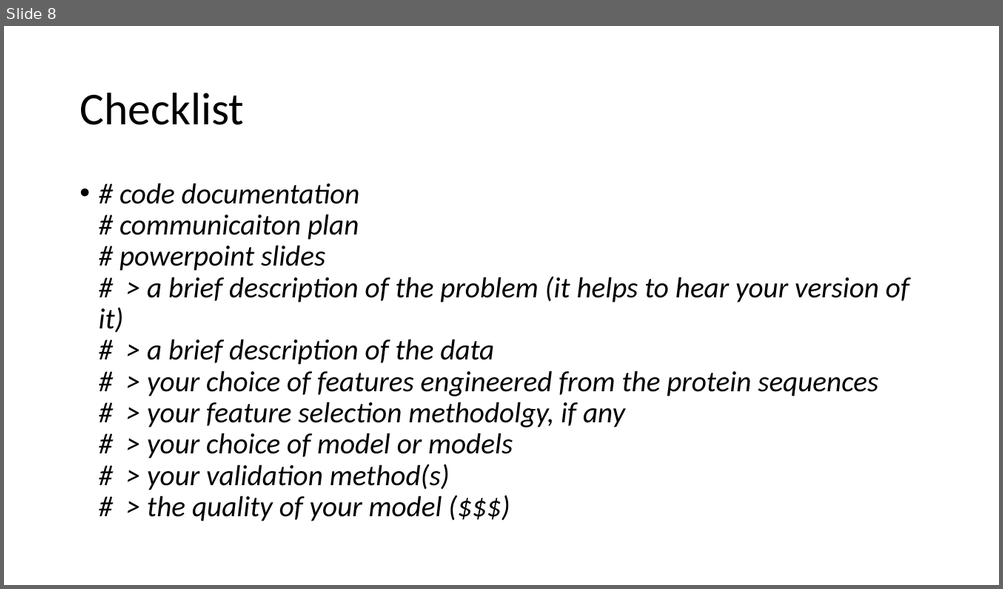
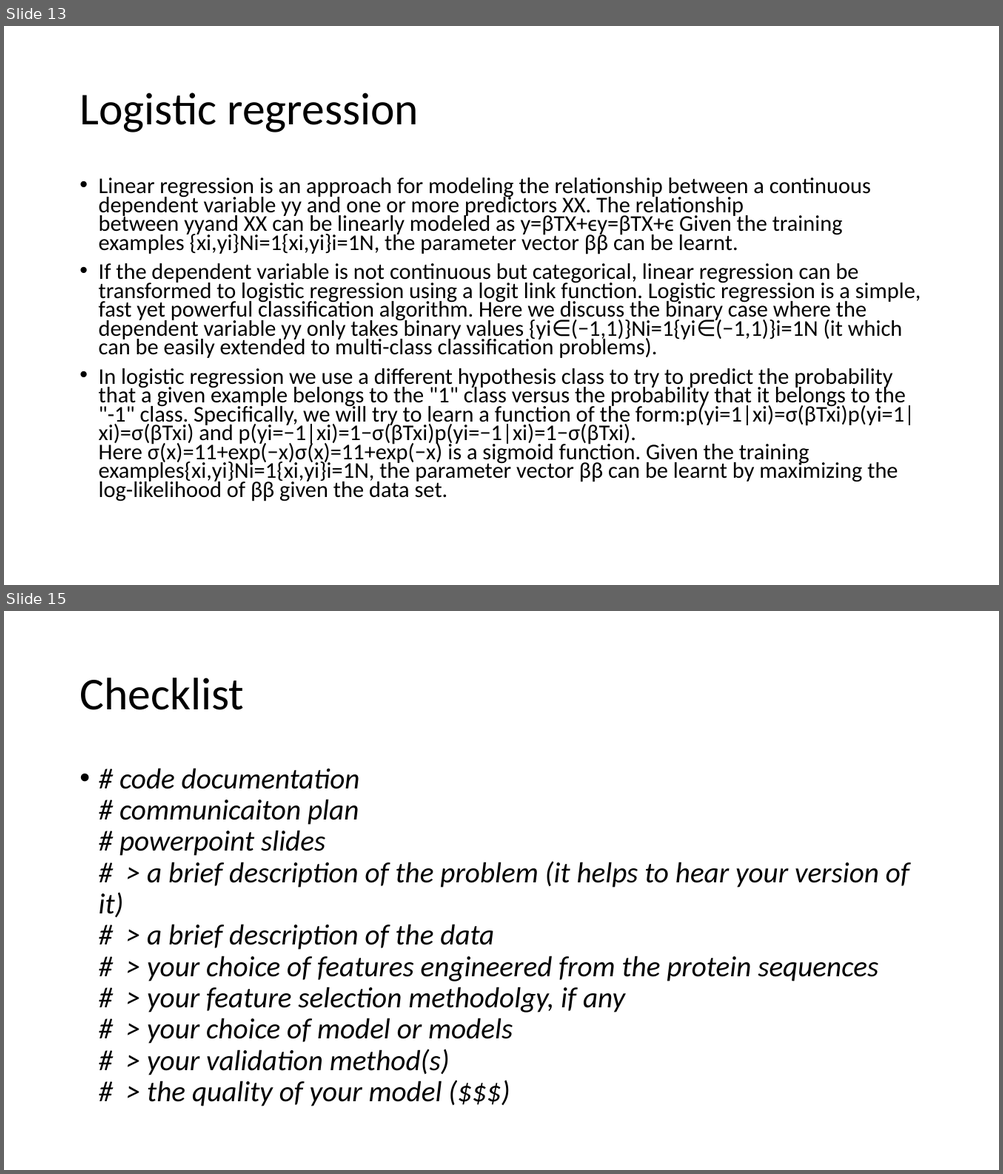
Before and after one commit to JoannaDrx/protein-classification, a slide deck: drugpro-jd.pptx. Shown one above the other, each under a label of ours: slide 8 before the commit, slides 13 and 15 after it; the slides between them are not shown. The pictures are 1003x589 and 1003x1174 pixels, drawn with LibreOffice and Linux fonts; fonts in the diff are those of the drawing. Boxes give left, top, right and bottom in pixels: in the first picture for what was removed or moved away, otherwise in the second. Text is boxed around its words. In the diff, an @@ line names an element or a change of style, - is before the commit and + after.

```diff
--- a/drugpro-jd.pptx
+++ b/drugpro-jd.pptx
@@ slide 13 added at <box>4,26,999,585</box>, background #FFFFFF @@
@@ title added at <box>79,93,418,133</box>, 44 pt, text #000000 @@
+Logistic regression
@@ text added at <box>99,178,921,502</box>, 21.7 pt, text #000000 @@
+• Linear regression is an approach for modeling the relationship between a continuous dependent variable yy and one or more predictors XX. The relationship between yyand XX can be linearly modeled as y=βTX+ϵy=βTX+ϵ Given the training examples {xi,yi}Ni=1{xi,yi}i=1N, the parameter vector ββ can be learnt.
+• If the dependent variable is not continuous but categorical, linear regression can be transformed to logistic regression using a logit link function. Logistic regression is a simple, fast yet powerful classification algorithm. Here we discuss the binary case where the dependent variable yy only takes binary values {yi∈(−1,1)}Ni=1{yi∈(−1,1)}i=1N (it which can be easily extended to multi-class classification problems).
+• In logistic regression we use a different hypothesis class to try to predict the probability that a given example belongs to the "1" class versus the probability that it belongs to the "-1" class. Specifically, we will try to learn a function of the form:p(yi=1|xi)=σ(βTxi)p(yi=1|xi)=σ(βTxi) and p(yi=−1|xi)=1−σ(βTxi)p(yi=−1|xi)=1−σ(βTxi). Here σ(x)=11+exp(−x)σ(x)=11+exp(−x) is a sigmoid function. Given the training examples{xi,yi}Ni=1{xi,yi}i=1N, the parameter vector ββ can be learnt by maximizing the log-likelihood of ββ given the data set.
@@ what was slide 8 is now slide 15 @@
```
Also in this commit, not shown: 6 other slides added.
